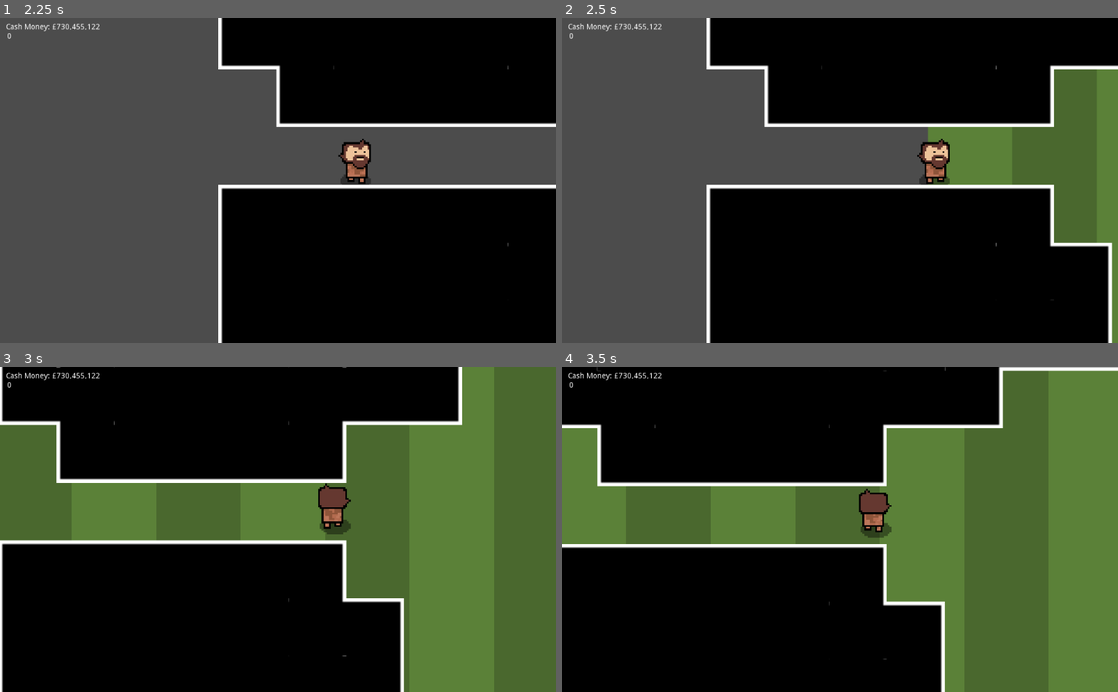
Above: before the commit, frames 1-4 (two rows, left to right).
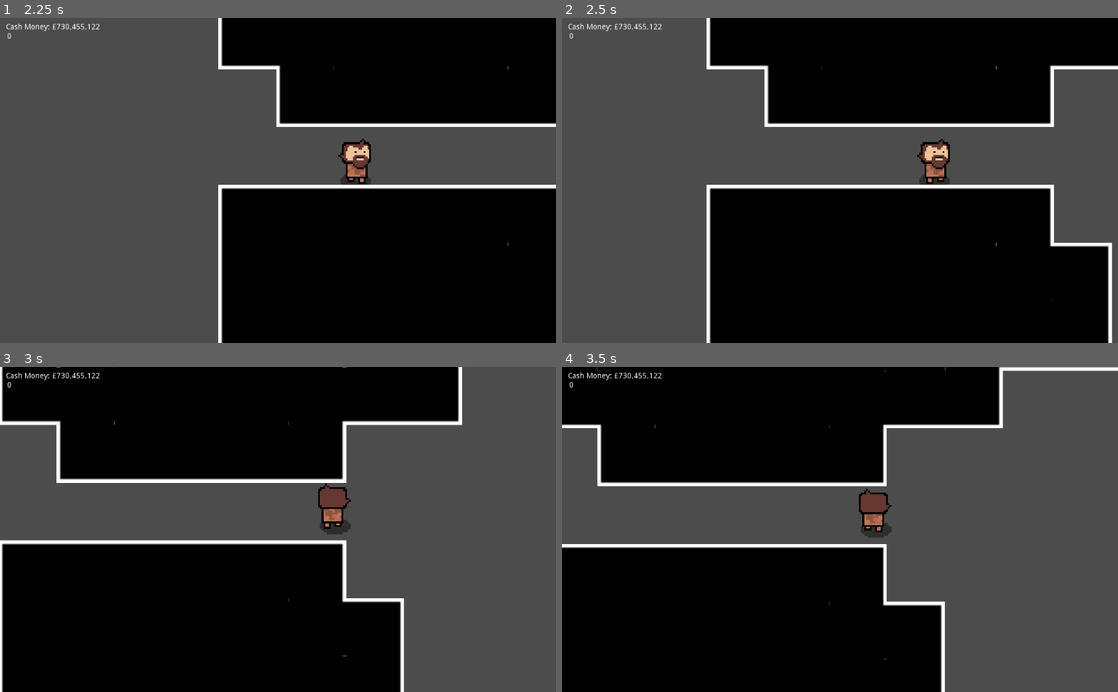
Above: after the commit, the same moments.

Repository: james-w1/gregynogGameJam
Game: Godot game, scene res://Background.tscn
Two runs of this game, one before a commit and one after it. Both use one fixed random seed, a clock stepped at 60 frames per second and the inputs below.
Inputs (mouse positions are in pixels of both pictures, inside the frame that each line leads up to):
- Up to frame 1 (2.25 s): move the mouse to (400, 164) at 0.52 s; hold Right (right) 0.53-1.28 s; tap X (X) at 0.6 s; click (400, 164) at 0.67 s; move the mouse to (166, 196) at 1.27 s; hold S (down) 1.28-2.03 s; tap E (interact) at 1.35 s; move the mouse to (333, 109) at 2.02 s; hold Right (right) from 2.03 s (still down); click (333, 109) at 2.1 s
- Up to frame 2 (2.5 s): keep holding Right (right)
- Up to frame 3 (3 s): move the mouse to (250, 594) at 2.77 s; release Right (right) at 2.78 s; hold Up (up) from 2.78 s (still down); tap X (X) at 2.85 s; click (250, 594) at 2.92 s
- Up to frame 4 (3.5 s): keep holding Up (up)

Frame 1 is identical in both runs. In frame 2, 10% of the frame differs, in the area x 65-100%, y 15-100%; in frame 3, 43%; in frame 4, 45%, in the area x 0-100%, y 1-100%.

Commit message:
moved a thing. still doesnt work. L

Diff:
--- a/Minigames/BorisGame/BorisGame.gd
+++ b/Minigames/BorisGame/BorisGame.gd
@@ -2,6 +2,7 @@
 
 # Called when the node enters the scene tree for the first time.
 func _ready():
+
 	pass # Replace with function body.
 
 var wait = 3
--- a/Minigames/BorisGame/BorisGame.tscn
+++ b/Minigames/BorisGame/BorisGame.tscn
@@ -29,7 +29,7 @@
 motion_mirroring = Vector2( 1540, 864 )
 
 [node name="field" type="Sprite" parent="ParallaxBackground/ParallaxLayer"]
-position = Vector2( 770, 431 )
+position = Vector2( -2414, -1848 )
 texture = ExtResource( 1 )
 
 [node name="PlayBoris" parent="." instance=ExtResource( 4 )]
Not shown, changed: bin/Linux_X11/game.x86_64
